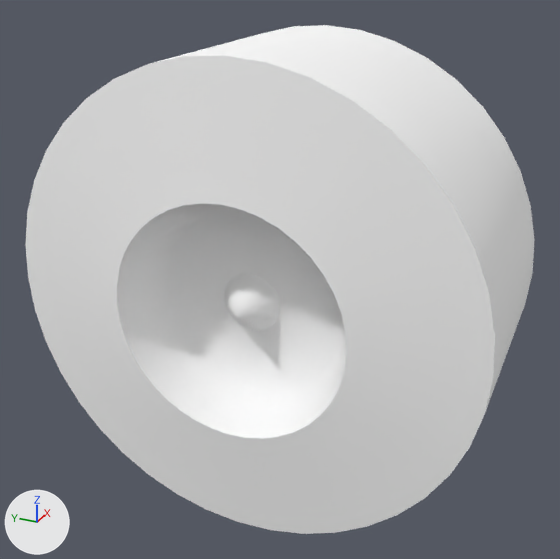
An edit to the glTF model game/assets/models/vehicles/f1_94/variants/f1_2009_fw31/geometry/F1_2009_fw31_wheel_front.glb, drawn before and after from the same camera.
Camera for both pictures: a 50 mm lens placed at (-0.936, -0.419, 0.461), pointed at (-0.003, 0.001, -0.005). The axes (+X, +Y, +Z) are drawn at lower left. The lights are the same throughout. The older version comes first. Where no turn or scale is listed for an object, it has been applied to the vertices.

The first picture shows 'GEO_WHEEL_HUB', 'GEO_WHEEL_TIRE_INNER', 'GEO_WHEEL_TIRE_OUTER', 'GEO_WHEEL_TREAD'.
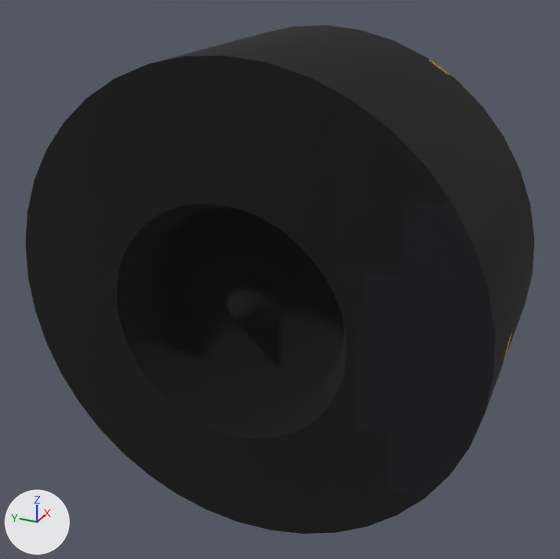
Edits to the bpy script that builds the scene:
```text
Add img_geo_wheel_tread:
    img_geo_wheel_tread = load_image('GEO_WHEEL_TREAD', '_unpacked/GEO_WHEEL_TREAD', 64, 64, 'sRGB')
Add img_geo_wheel_tire_outer:
    img_geo_wheel_tire_outer = load_image('GEO_WHEEL_TIRE_OUTER', '_unpacked/GEO_WHEEL_TIRE_OUTER', 64, 64, 'sRGB')
Add img_geo_wheel_tire_inner:
    img_geo_wheel_tire_inner = load_image('GEO_WHEEL_TIRE_INNER', '_unpacked/GEO_WHEEL_TIRE_INNER', 64, 64, 'sRGB')
Add img_geo_wheel_hub:
    img_geo_wheel_hub = load_image('GEO_WHEEL_HUB', '_unpacked/GEO_WHEEL_HUB', 64, 64, 'sRGB')
Change mat_mat_geo_wheel_hub:
    remove mat_mat_geo_wheel_hub.base_color = (1.0, 1.0, 1.0)  # white #ffffff
    add mat_mat_geo_wheel_hub.texture = img_geo_wheel_hub
Change mat_mat_geo_wheel_tire_inner:
    remove mat_mat_geo_wheel_tire_inner.base_color = (1.0, 1.0, 1.0)  # white #ffffff
    add mat_mat_geo_wheel_tire_inner.texture = img_geo_wheel_tire_inner
Change mat_mat_geo_wheel_tire_outer:
    remove mat_mat_geo_wheel_tire_outer.base_color = (1.0, 1.0, 1.0)  # white #ffffff
    add mat_mat_geo_wheel_tire_outer.texture = img_geo_wheel_tire_outer
Change mat_mat_geo_wheel_tread:
    remove mat_mat_geo_wheel_tread.base_color = (1.0, 1.0, 1.0)  # white #ffffff
    add mat_mat_geo_wheel_tread.texture = img_geo_wheel_tread
```

What differs and where, as boxes (x1, y1, x2, y2) in the pictures (560 x 559 px):
'GEO_WHEEL_TIRE_INNER', surface changed (white to black)
    both: (25, 56, 495, 534)
'GEO_WHEEL_TIRE_OUTER', surface changed (white to black)
    both: (117, 203, 347, 439)
'GEO_WHEEL_TREAD', surface changed (white to black)
    both: (150, 25, 535, 412)
'GEO_WHEEL_HUB', surface changed (white to black)
    both: (224, 274, 280, 331)
